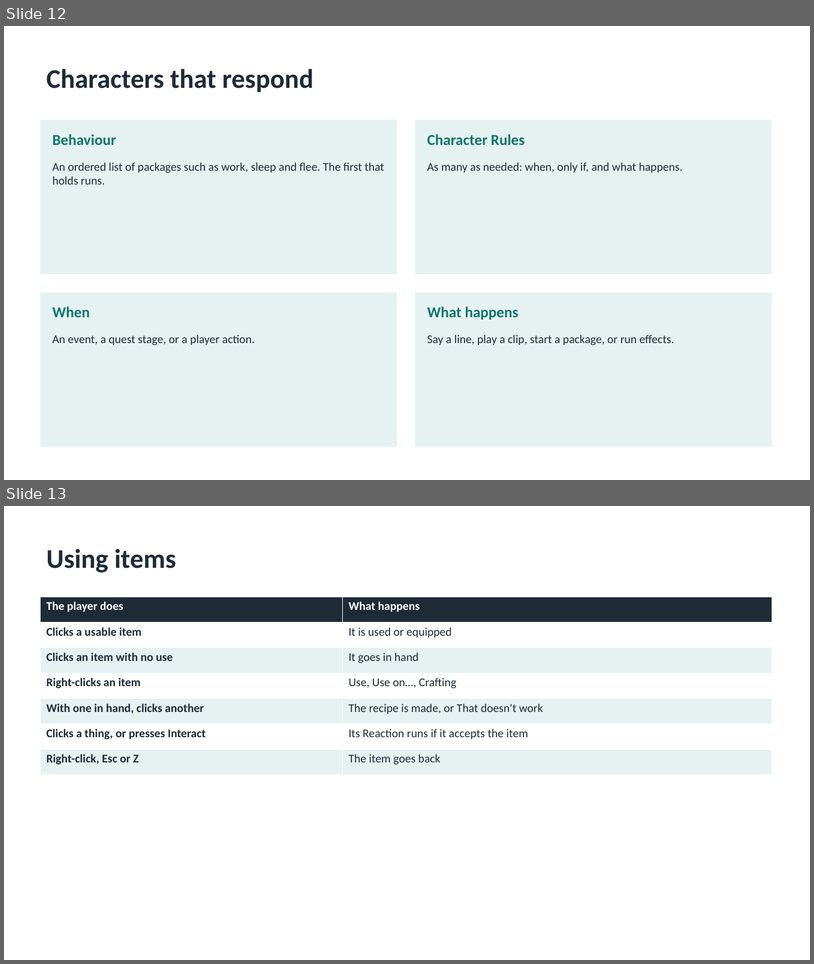
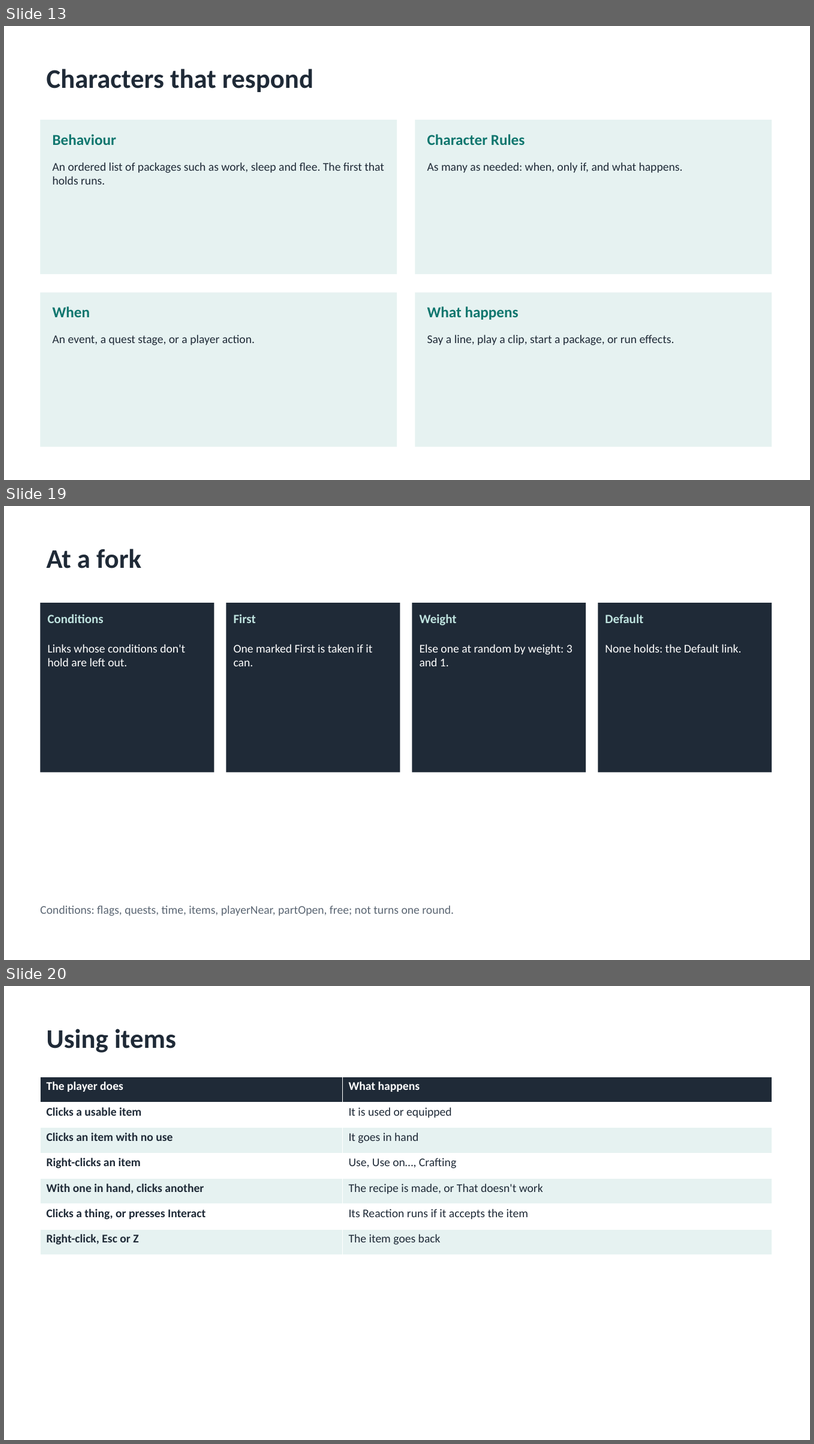
Before and after one commit to cuneyttyler/ai-gameengine-standalone, a slide deck: docs/manuals/AIGE-User-Guide.pptx. Shown one above the other, each under a label of ours: slides 12 and 13 before the commit, slides 13, 19 and 20 after it; the slides between them are not shown. The pictures are 814x964 and 814x1444 pixels, drawn with LibreOffice and Linux fonts; fonts in the diff are those of the drawing. Boxes give left, top, right and bottom in pixels: in the first picture for what was removed or moved away, otherwise in the second. Text is boxed around its words. In the diff, an @@ line names an element or a change of style, - is before the commit and + after.

```diff
--- a/docs/manuals/AIGE-User-Guide.pptx
+++ b/docs/manuals/AIGE-User-Guide.pptx
@@ slide 19 added at bbox=[4, 506, 810, 960], background #FFFFFF @@
@@ title added at bbox=[47, 549, 141, 568], 32 pt, text #1F2A37, bold @@
+At a fork
@@ rectangle added at bbox=[40, 603, 215, 772], fill #1F2A37 @@
@@ rectangle added at bbox=[226, 603, 400, 772], fill #1F2A37 @@
@@ rectangle added at bbox=[413, 603, 587, 772], fill #1F2A37 @@
@@ rectangle added at bbox=[598, 603, 772, 772], fill #1F2A37 @@
@@ text added at bbox=[48, 614, 104, 623], 15 pt, text #BFE3DF, bold @@
+Conditions
@@ text added at bbox=[234, 614, 256, 623], 15 pt, text #BFE3DF, bold @@
+First
@@ text added at bbox=[420, 614, 457, 625], 15 pt, text #BFE3DF, bold @@
+Weight
@@ text added at bbox=[605, 614, 644, 623], 15 pt, text #BFE3DF, bold @@
+Default
@@ text added at bbox=[48, 644, 185, 666], 14 pt, text #FFFFFF @@
+Links whose conditions don't hold are left out.
@@ text added at bbox=[234, 644, 372, 666], 14 pt, text #FFFFFF @@
+One marked First is taken if it can.
@@ text added at bbox=[420, 644, 573, 666], 14 pt, text #FFFFFF @@
+Else one at random by weight: 3 and 1.
@@ text added at bbox=[605, 644, 741, 652], 14 pt, text #FFFFFF @@
+None holds: the Default link.
@@ text added at bbox=[40, 905, 454, 916], 14 pt, text #5B6673 @@
+Conditions: flags, quests, time, items, playerNear, partOpen, free; not turns one round.
@@ what was slide 12 is now slide 13 @@
@@ what was slide 13 is now slide 20 @@
```
Also in this commit, not shown: 12 other slides added, 58 other files.
